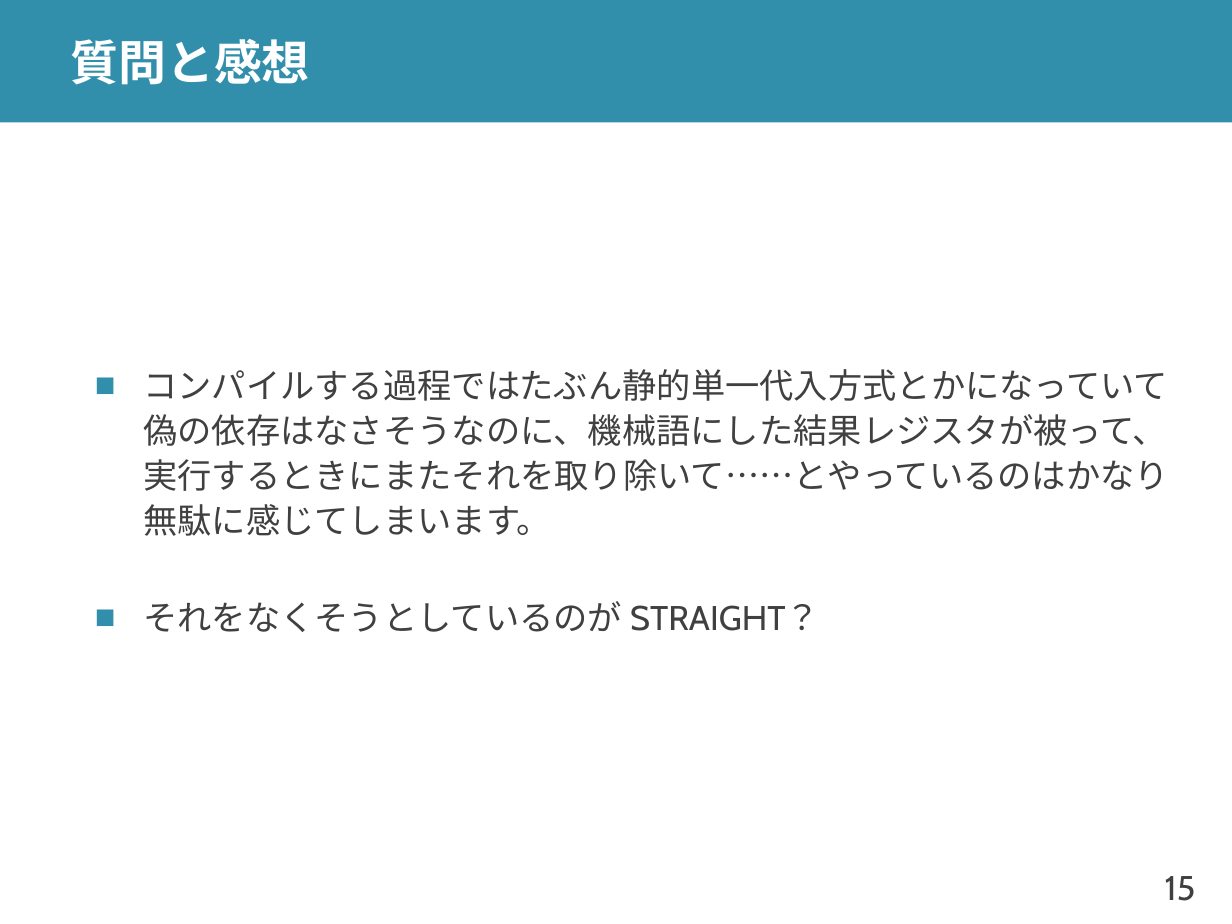
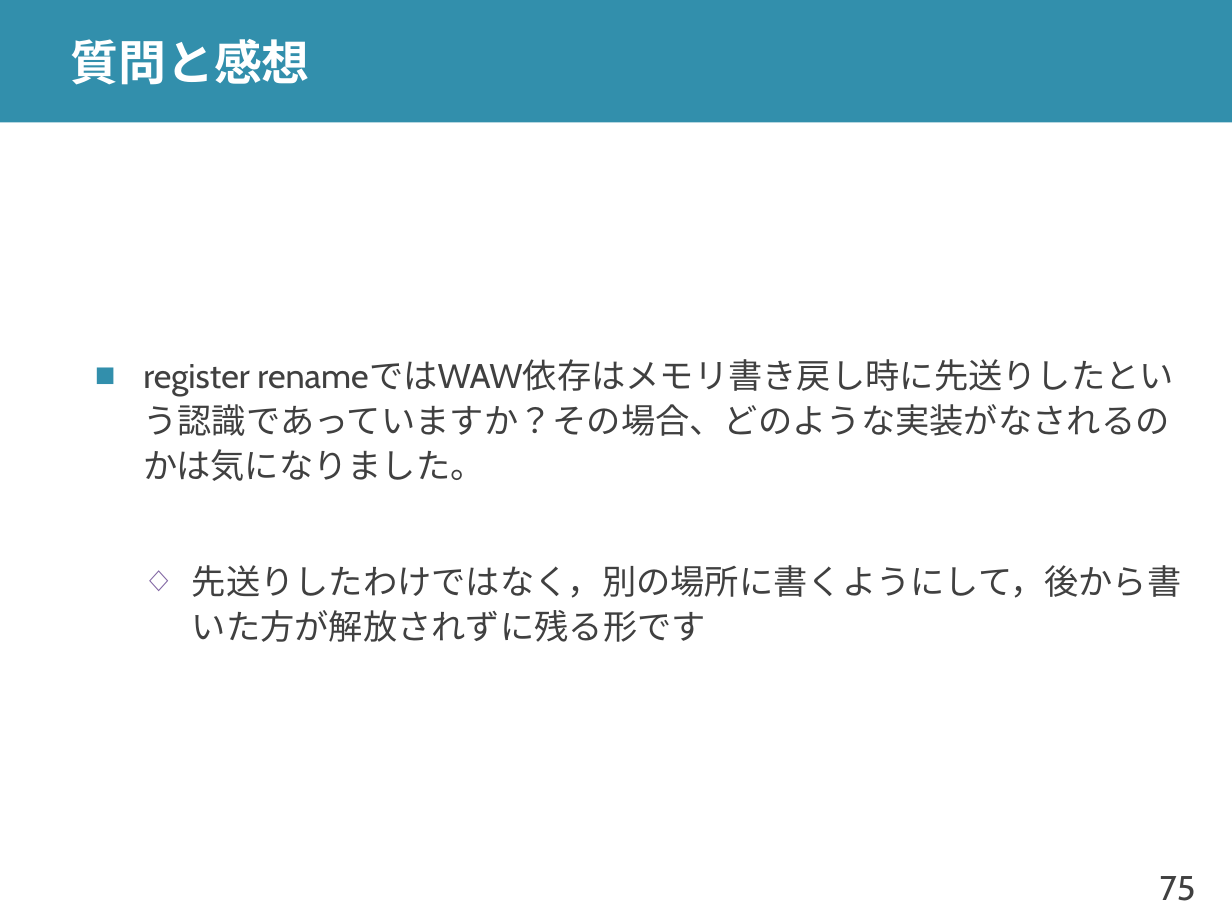
Before and after one commit to shioyadan/advanced-computer-organization, a slide deck: slide 75 of aco-shioya-10.pptx (slide 15 before the commit). Drawn at 1232x924 pixels with LibreOffice and Linux fonts; fonts in the diff are those of the drawing. Boxes give left, top, right and bottom in pixels: in the first picture for what was removed or moved away, otherwise in the second. Text is boxed around its words. In the diff, an @@ line names an element or a change of style, - is before the commit and + after.

```diff
--- a/aco-shioya-10.pptx
+++ b/aco-shioya-10.pptx
@@ text at (143,364,1182,642): text changed @@
-■ コンパイルする過程ではたぶん静的単一代入方式とかになっていて偽の依存はなさそうなのに、機械語にした結果レジスタが被って、実行するときにまたそれを取り除いて……とやっているのはかなり無駄に感じてしまいます。
-■ それをなくそうとしているのが STRAIGHT？
+■ register renameではWAW依存はメモリ書き戻し時に先送りしたという認識であっていますか？その場合、どのような実装がなされるのかは気になりました。
+  ◇ 先送りしたわけではなく，別の場所に書くようにして，後から書いた方が解放されずに残る形です
@@ page number at (1160,876,1196,901): text changed @@
-15
+75
```
Also in this commit, not shown: 17 other slides changed, 2 slides added, 14 slides removed, 1 other file.
